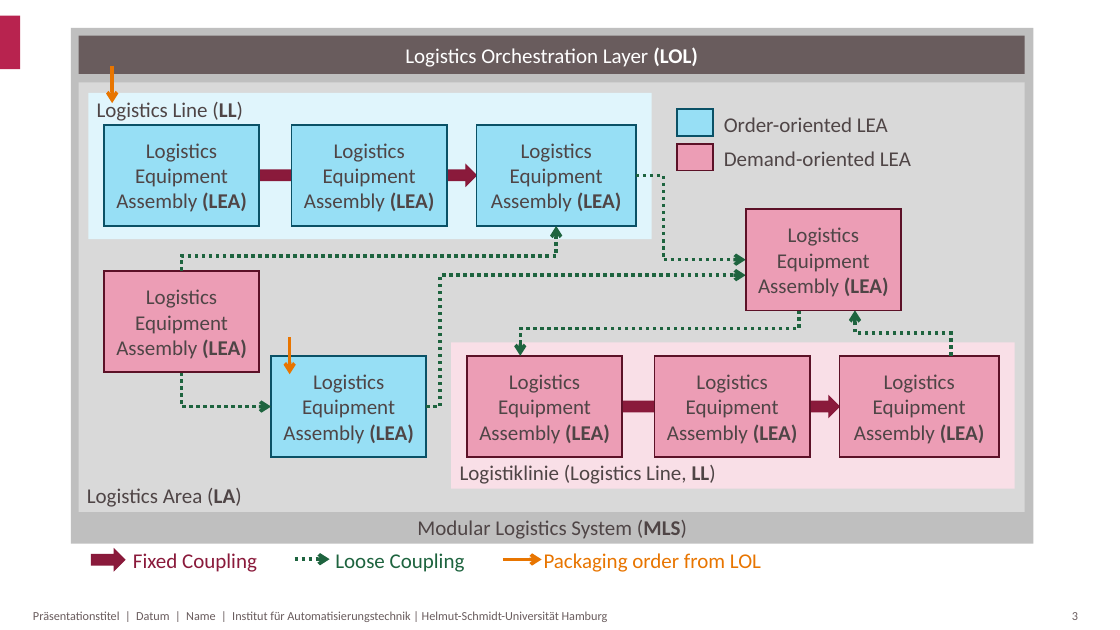
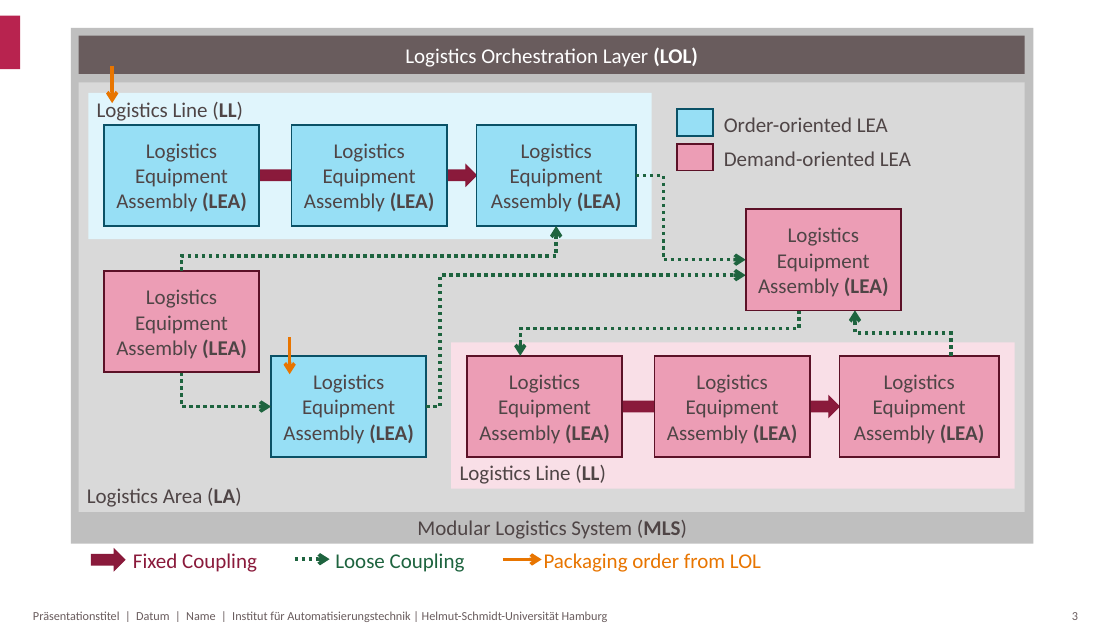
Before and after one commit to Blumi102/MTP4Logistics, a slide deck: slide 4 of Images/Abbildungen.pptx. Drawn at 1120x630 pixels with LibreOffice and Linux fonts; fonts in the diff are those of the drawing; background and template pictures are left out. Boxes give left, top, right and bottom in pixels: in the first picture for what was removed or moved away, otherwise in the second. Text is boxed around its words. In the diff, an @@ line names an element or a change of style, - is before the commit and + after.

```diff
--- a/Images/Abbildungen.pptx
+++ b/Images/Abbildungen.pptx
@@ text in rectangle at (x1=460, y1=465, x2=606, y2=484): text changed @@
-Logistiklinie (Logistics Line, LL)
+Logistics Line (LL)
```
Also in this commit, not shown: 4 other slides changed, 25 other files.
